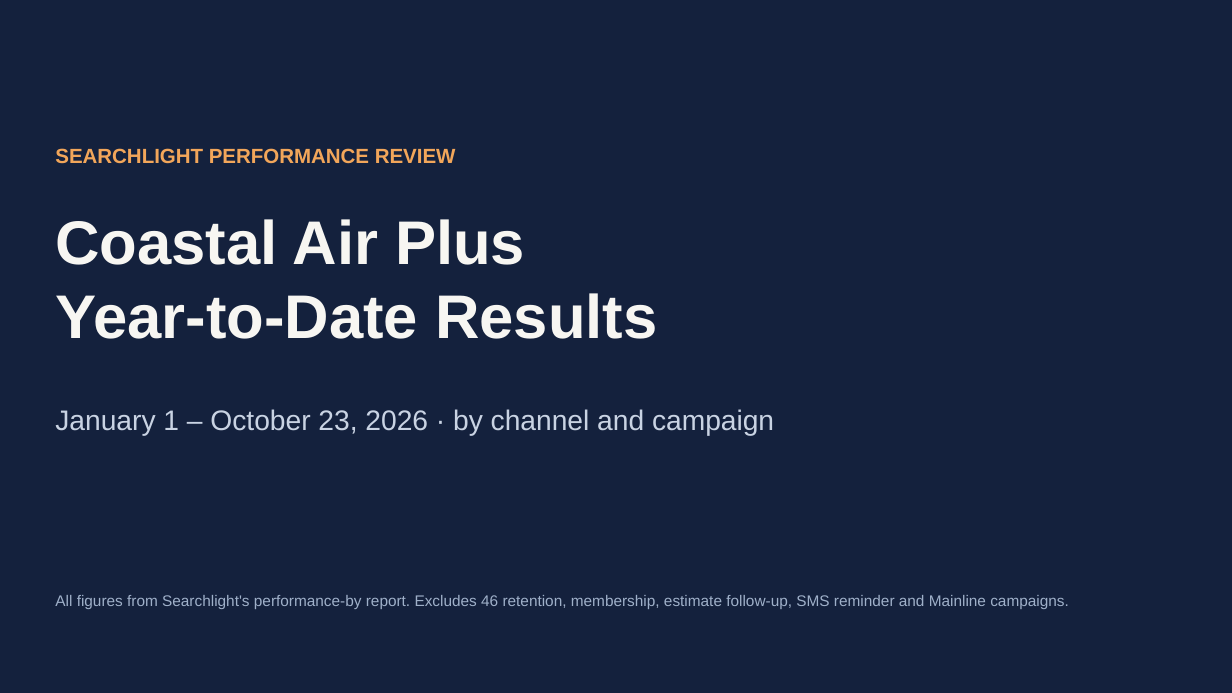
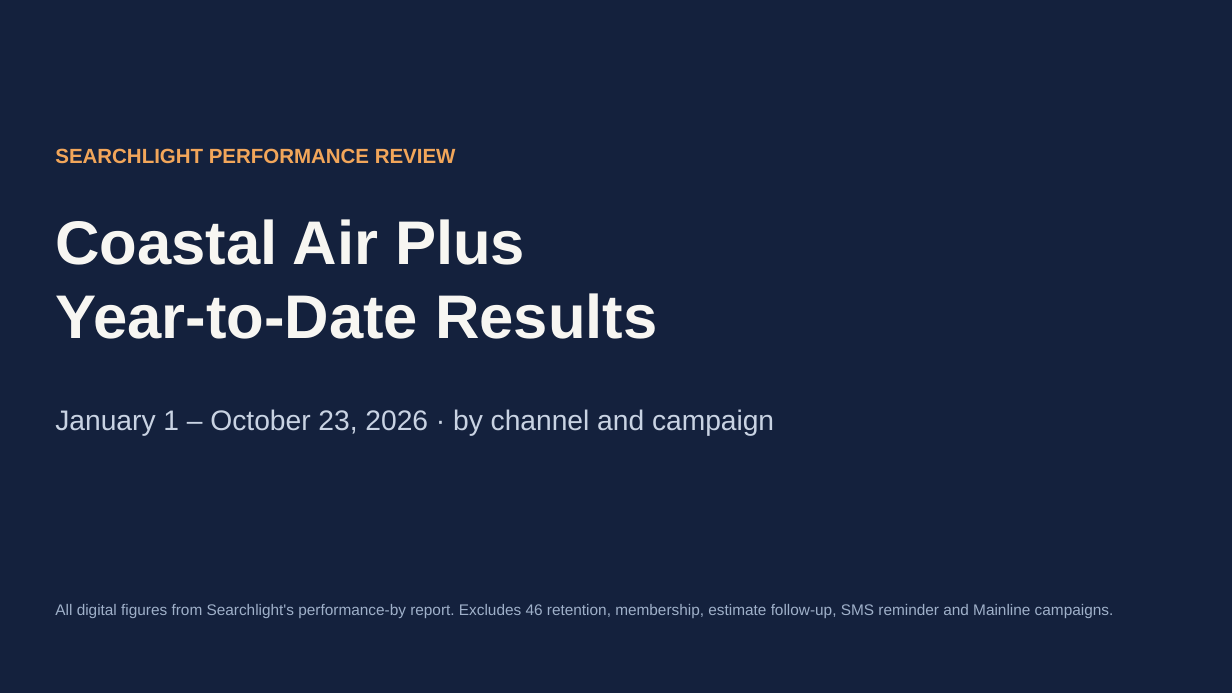
Before and after one commit to MktgCAP/Searchlight-YTD-Analysis, a slide deck: slide 1 of Coastal-Air-Plus-YTD-Performance-Oct23-2026.pptx. Drawn at 1232x693 pixels with LibreOffice and Linux fonts; fonts in the diff are those of the drawing. Boxes give left, top, right and bottom in pixels: in the first picture for what was removed or moved away, otherwise in the second. Text is boxed around its words. In the diff, an @@ line names an element or a change of style, - is before the commit and + after.

```diff
--- a/Coastal-Air-Plus-YTD-Performance-Oct23-2026.pptx
+++ b/Coastal-Air-Plus-YTD-Performance-Oct23-2026.pptx
@@ text at bbox=[55, 604, 1114, 618]: text changed @@
-All figures from Searchlight's performance-by report. Excludes 46 retention, membership, estimate follow-up, SMS reminder and Mainline campaigns.
+All digital figures from Searchlight's performance-by report. Excludes 46 retention, membership, estimate follow-up, SMS reminder and Mainline campaigns.
```
Also in this commit, not shown: 10 other slides changed, 3 slides added.
